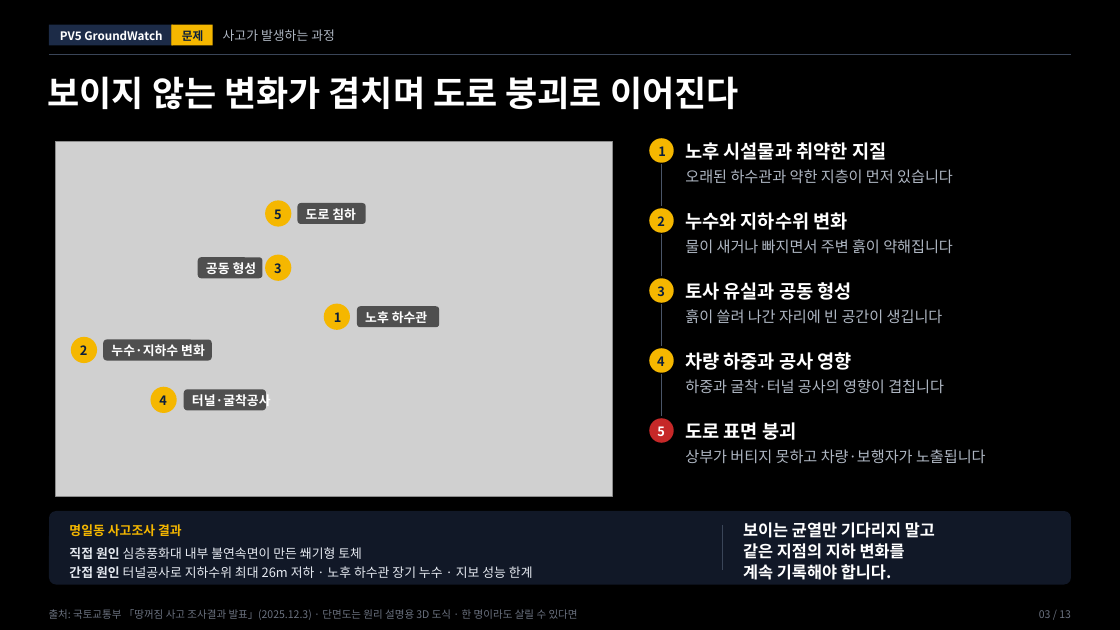
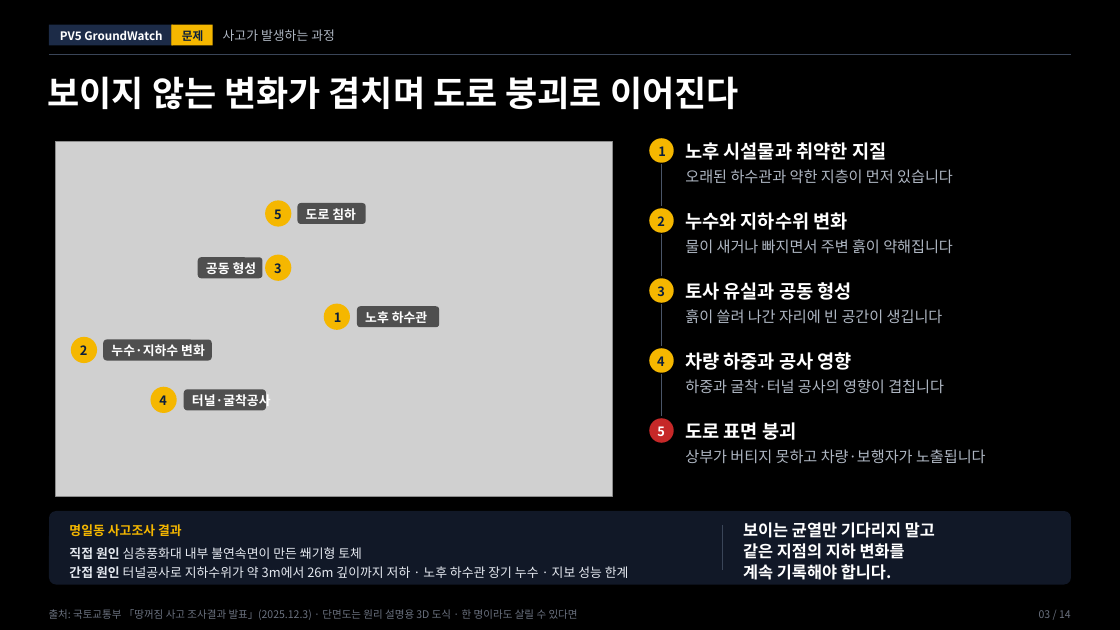
Before and after one commit to woojin-choe/pv5-hose-lab, a slide deck: slide 3 of ppt_all/PV5_GroundWatch_10_19.pptx. Drawn at 1120x630 pixels with LibreOffice and Linux fonts; fonts in the diff are those of the drawing; grey boxes stand for pictures. Boxes give left, top, right and bottom in pixels: in the first picture for what was removed or moved away, otherwise in the second. Text is boxed around its words. In the diff, an @@ line names an element or a change of style, - is before the commit and + after.

```diff
--- a/ppt_all/PV5_GroundWatch_10_19.pptx
+++ b/ppt_all/PV5_GroundWatch_10_19.pptx
@@ text at [69,566,602,578]: text changed @@
-간접 원인 터널공사로 지하수위 최대 26m 저하 · 노후 하수관 장기 누수 · 지보 성능 한계
+간접 원인 터널공사로 지하수위가 약 3m에서 26m 깊이까지 저하 · 노후 하수관 장기 누수 · 지보 성능 한계
@@ text at [1039,610,1071,618]: text changed @@
-03 / 13
+03 / 14
```
Also in this commit, not shown: 10 other slides changed, 2 slides added, 1 slide removed, 3 other files.
